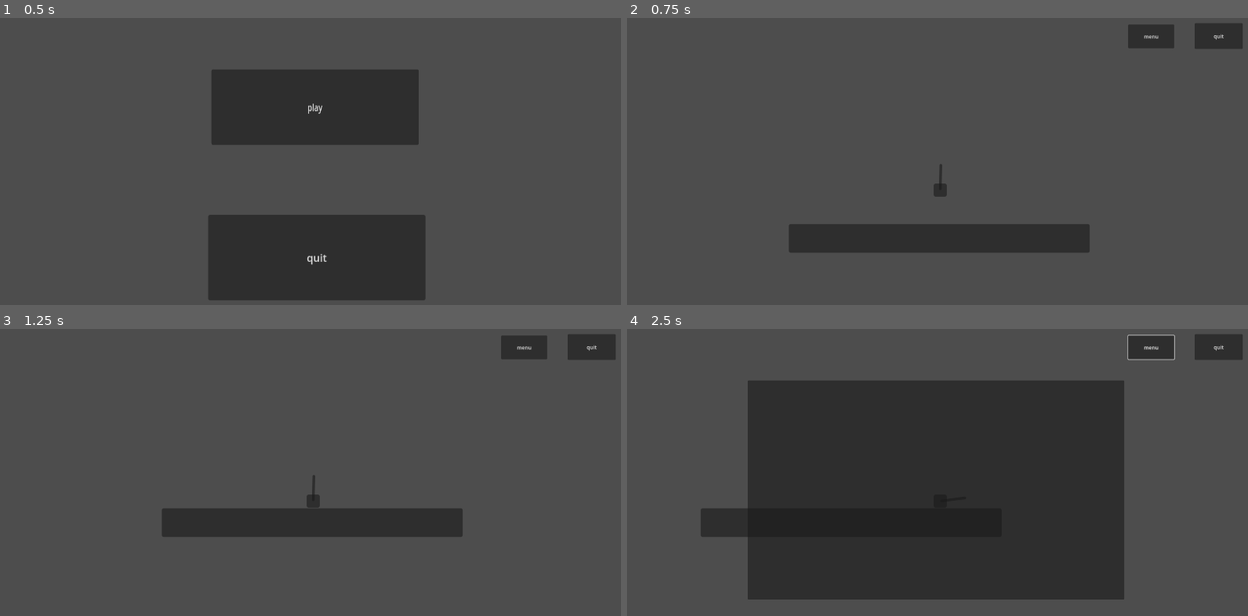
Above: before the commit, frames 1-4 (two rows, left to right).
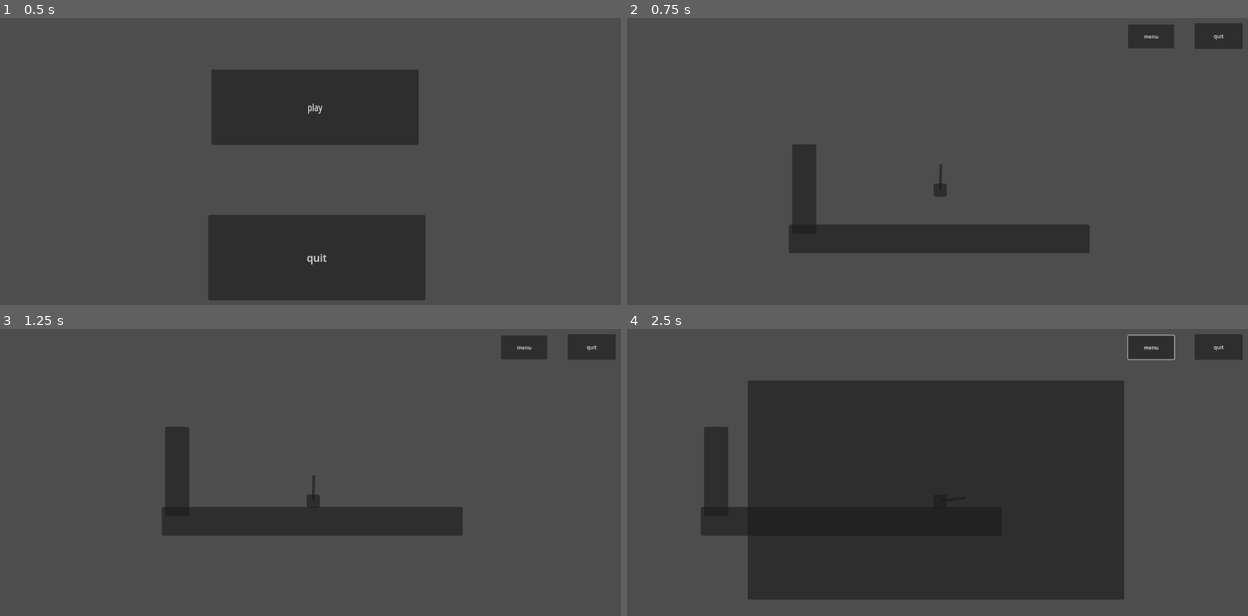
Above: after the commit, the same moments.

Repository: rowanmcevilly/godot_game_1
Game: Godot game, scene res://menu.tscn
Same seed, same stepped clock (60 frames per second), same inputs: the game is played once before the commit and once after it.
Inputs (mouse positions are in pixels of both pictures, inside the frame that each line leads up to):
- Up to frame 1 (0.5 s): no input
- Up to frame 2 (0.75 s): click "play" at 0.5 s
- Up to frame 3 (1.25 s): no input
- Up to frame 4 (2.5 s): click "menu" at 1.25 s; move the mouse to (1080, 483) at 2.02 s; hold Right (ui_right) from 2.03 s (still down); click (1080, 483) at 2.17 s

Frame 1 is identical in both runs. In frame 2, 1.1% of the frame differs, in the area x 26-31%, y 43-72%; in frame 3, 1.3%, in the area x 26-75%, y 34-73%; in frame 4, 1.1%.

Commit message:
fixed collision of bullets

Diff:
--- a/bullet.tscn
+++ b/bullet.tscn
@@ -4,6 +4,9 @@
 size = Vector2(10, 10)
 
 [node name="bullet" type="RigidBody2D"]
+collision_layer = 4
+collision_mask = 7
+mass = 0.1
 
 [node name="CollisionShape2D" type="CollisionShape2D" parent="."]
 shape = SubResource("RectangleShape2D_ebqdq")
--- a/player.tscn
+++ b/player.tscn
@@ -6,6 +6,7 @@
 [sub_resource type="RectangleShape2D" id="RectangleShape2D_8sww1"]
 
 [node name="player" type="CharacterBody2D"]
+collision_layer = 2
 script = ExtResource("1_6djrp")
 
 [node name="CollisionShape2D" type="CollisionShape2D" parent="."]
--- a/project.godot
+++ b/project.godot
@@ -19,3 +19,7 @@
 
 window/size/viewport_width=1920
 window/size/viewport_height=1080
+
+[physics]
+
+common/physics_ticks_per_second=120
--- a/world.tscn
+++ b/world.tscn
@@ -6,8 +6,11 @@
 
 [sub_resource type="CanvasItemMaterial" id="CanvasItemMaterial_hygk5"]
 
+[sub_resource type="RectangleShape2D" id="RectangleShape2D_mftry"]
+size = Vector2(459, 42)
+
 [sub_resource type="RectangleShape2D" id="RectangleShape2D_0dal3"]
-size = Vector2(458, 46)
+size = Vector2(38.625, 138.75)
 
 [node name="world" type="Node2D"]
 script = ExtResource("1_qf14c")
@@ -18,19 +21,34 @@
 [node name="Camera2D2" type="Camera2D" parent="player"]
 zoom = Vector2(2, 2)
 
-[node name="StaticBody2D" type="StaticBody2D" parent="."]
+[node name="floor" type="StaticBody2D" parent="."]
+collision_mask = 7
 
-[node name="CollisionShape2D" type="CollisionShape2D" parent="StaticBody2D"]
+[node name="floor_collider" type="CollisionShape2D" parent="floor"]
 material = SubResource("CanvasItemMaterial_hygk5")
-position = Vector2(564, 277)
-shape = SubResource("RectangleShape2D_0dal3")
+position = Vector2(563.5, 277)
+shape = SubResource("RectangleShape2D_mftry")
 
-[node name="Panel" type="Panel" parent="StaticBody2D"]
+[node name="Panel" type="Panel" parent="floor"]
 offset_left = 333.0
 offset_top = 255.0
 offset_right = 794.0
 offset_bottom = 299.0
 
+[node name="wall" type="StaticBody2D" parent="."]
+collision_mask = 7
+
+[node name="wall_collider" type="CollisionShape2D" parent="wall"]
+material = SubResource("CanvasItemMaterial_hygk5")
+position = Vector2(356, 202)
+shape = SubResource("RectangleShape2D_0dal3")
+
+[node name="Panel" type="Panel" parent="wall"]
+offset_left = 338.0
+offset_top = 132.0
+offset_right = 375.0
+offset_bottom = 269.0
+
 [node name="CanvasLayer" type="CanvasLayer" parent="."]
 
 [node name="Node" parent="CanvasLayer" instance=ExtResource("3_fyuyc")]
Not shown: 1 places in world.tscn that only renumber resources
